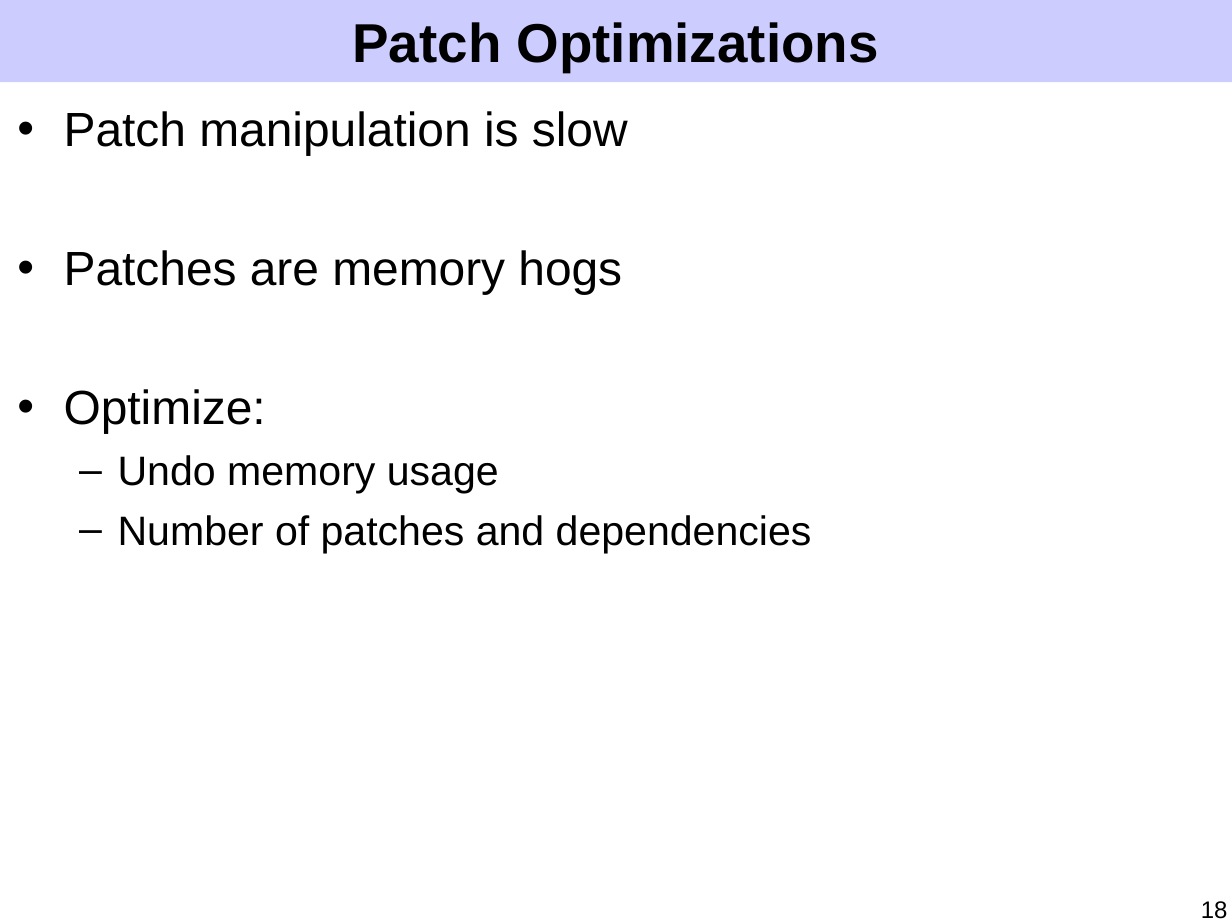
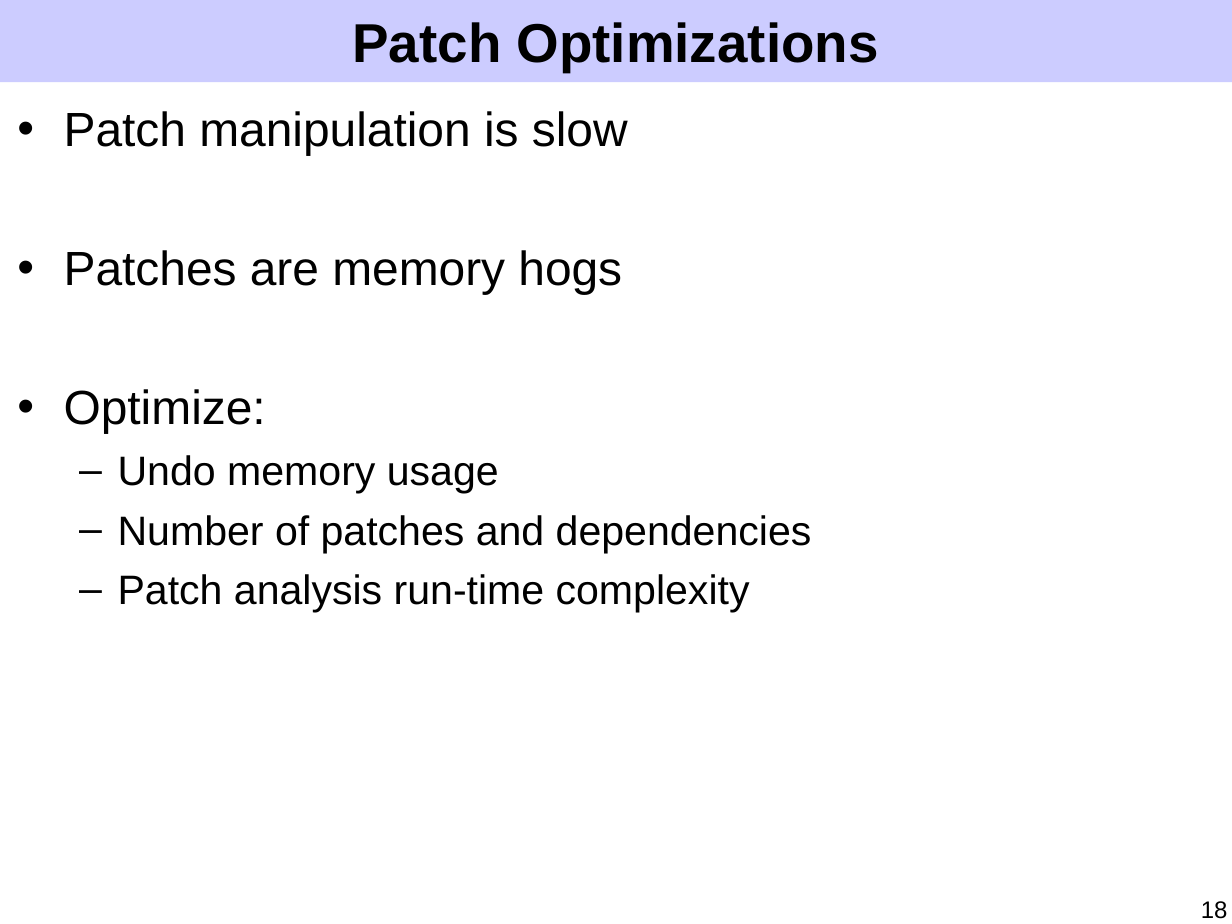
Before and after one commit to ucla-readable/fstitch-doc, a slide deck: slide 18 of sosp/pres.ppt. Drawn at 1232x924 pixels with LibreOffice and Linux fonts; fonts in the diff are those of the drawing. Boxes give left, top, right and bottom in pixels: in the first picture for what was removed or moved away, otherwise in the second. Text is boxed around its words. In the diff, an @@ line names an element or a change of style, - is before the commit and + after.

Commit message:
Slice, dice, and make remaining optimizations understandable, and make a first fill pass for patchgroups, implementation, evaluation, related work, and conclusions.

```diff
--- a/sosp/pres.ppt
+++ b/sosp/pres.ppt
@@ text at [118,574,750,613]: paragraph added @@
+  – Patch analysis run-time complexity
```
Also in this commit, not shown: 8 other slides changed, 13 slides added, 15 slides removed.
